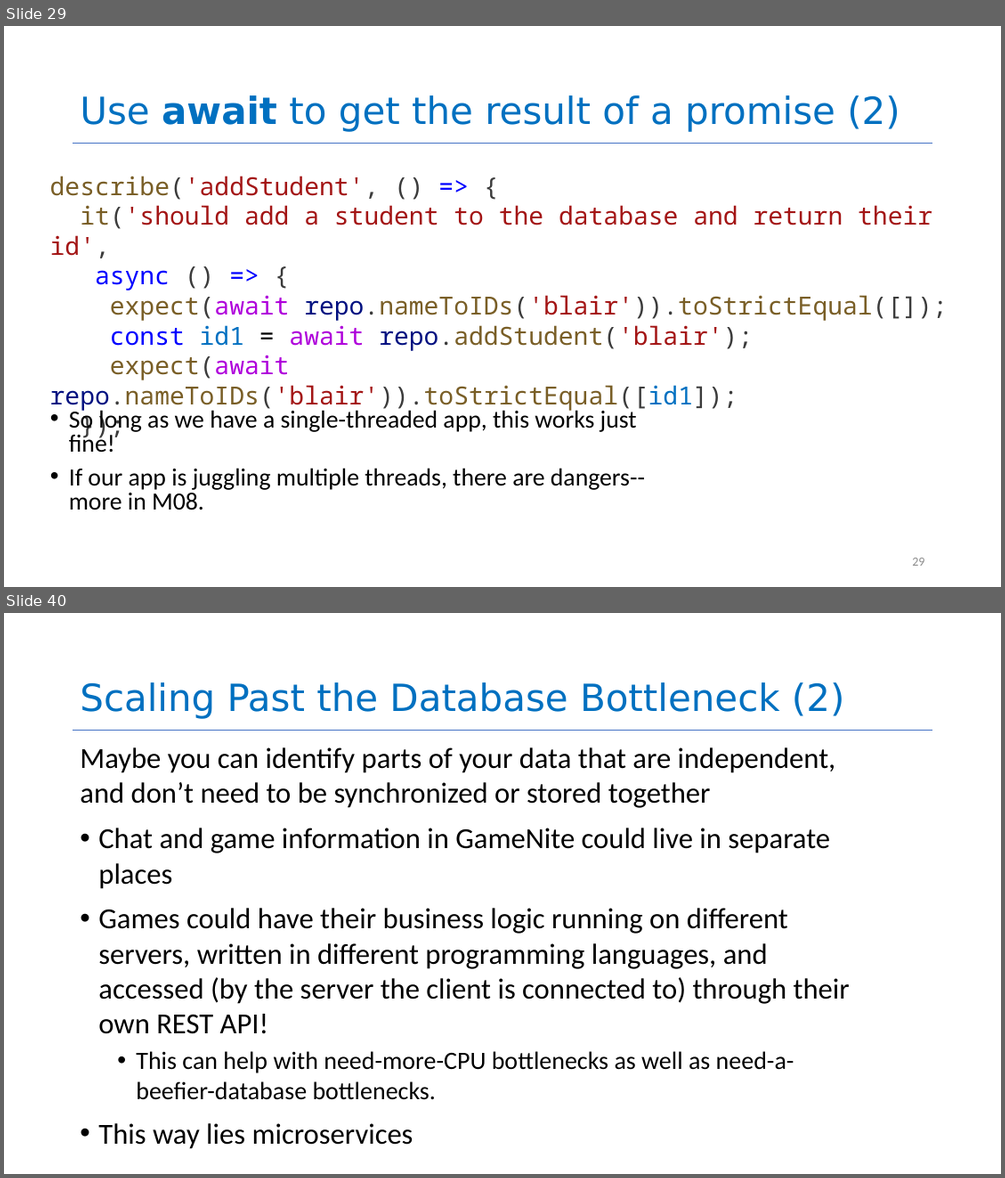
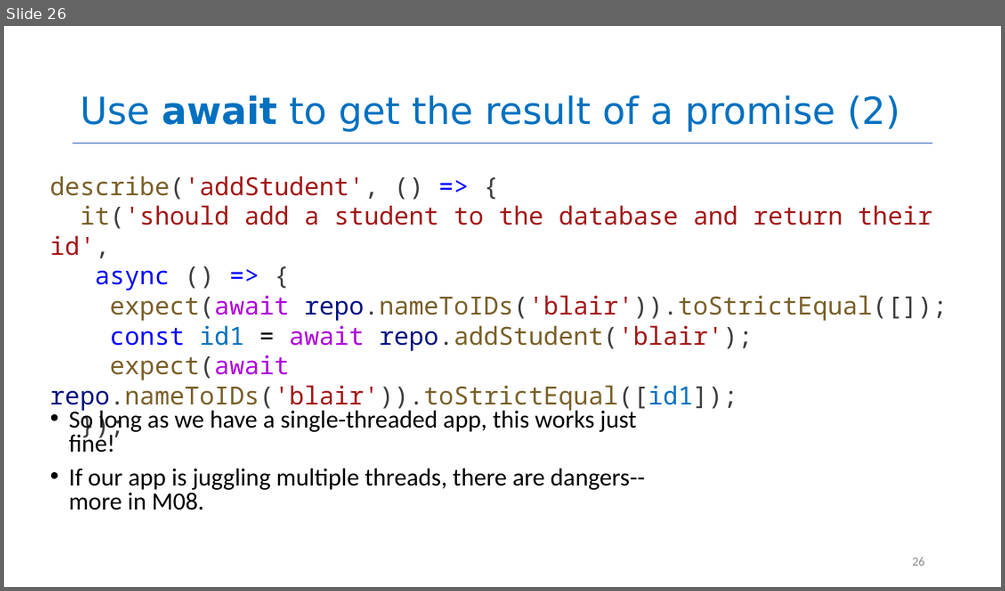
Before and after one commit to neu-se/CS4530-Fall-2026, a slide deck: Slides/Module 04 Web Application Architecture.pptx. Shown one above the other, each under a label of ours: slides 29 and 40 before the commit, slide 26 after it; the slides between them are not shown. The pictures are 1005x1178 and 1005x591 pixels, drawn with LibreOffice and Linux fonts; fonts in the diff are those of the drawing. Boxes give left, top, right and bottom in pixels: in the first picture for what was removed or moved away, otherwise in the second. Text is boxed around its words. In the diff, an @@ line names an element or a change of style, - is before the commit and + after.

```diff
--- a/Slides/Module 04 Web Application Architecture.pptx
+++ b/Slides/Module 04 Web Application Architecture.pptx
@@ slide 40 removed at (x1=4, y1=613, x2=1001, y2=1174), background #FFFFFF; not listed: 1 template element that a slide beside it also shows @@
@@ title removed at (x1=80, y1=682, x2=844, y2=719) @@
-Scaling Past the Database Bottleneck (2)
@@ text removed at (x1=80, y1=747, x2=850, y2=1149) @@
-Maybe you can identify parts of your data that are independent, and don’t need to be synchronized or stored together
-• Chat and game information in GameNite could live in separate places
-• Games could have their business logic running on different servers, written in different programming languages, and accessed (by the server the client is connected to) through their own REST API!
-  • This can help with need-more-CPU bottlenecks as well as need-a-beefier-database bottlenecks.
-• This way lies microservices
@@ what was slide 29 is now slide 26 @@
@@ page number at (x1=912, y1=557, x2=924, y2=565): text changed @@
-29
+26
```
Also in this commit, not shown: 14 slides changed, 3 slides added, 22 other slides removed, 1 other file.
